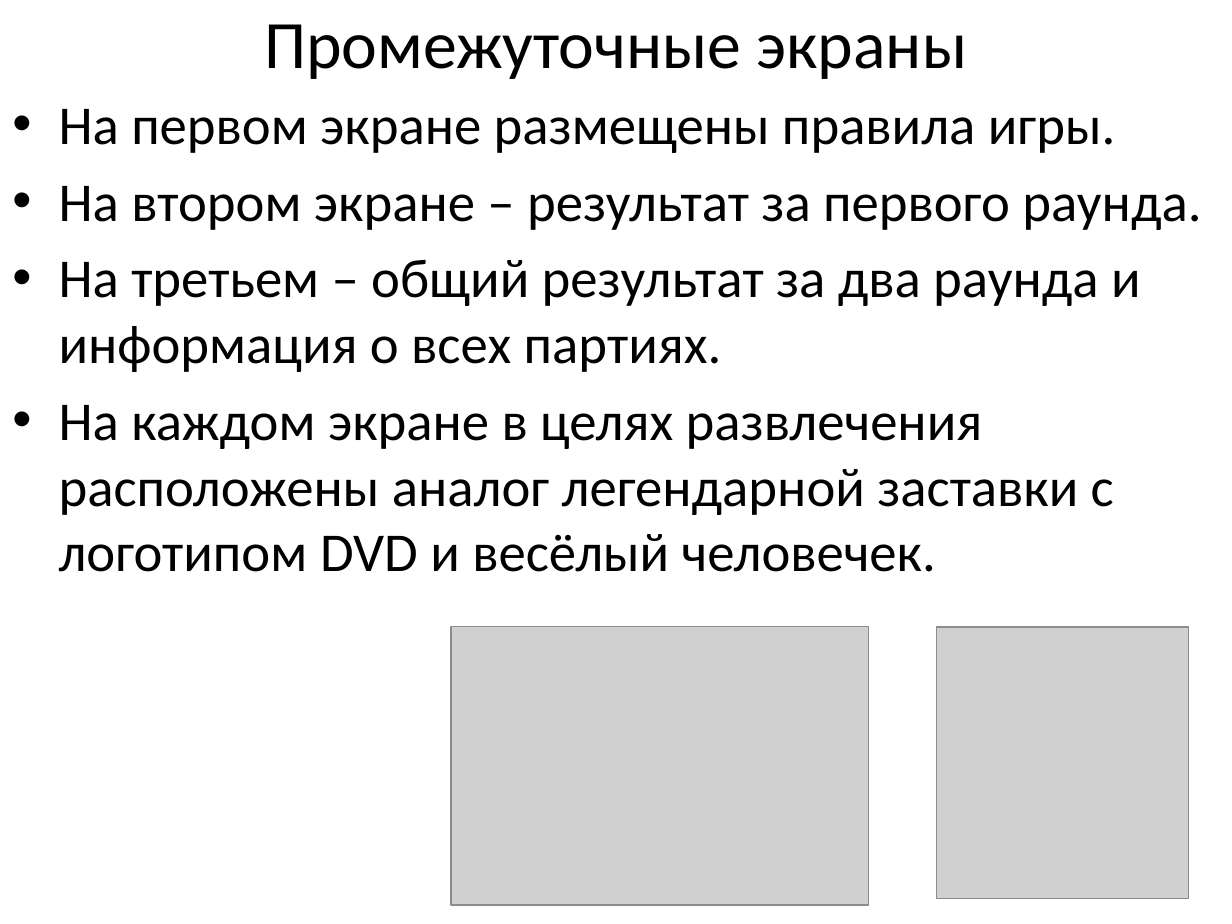
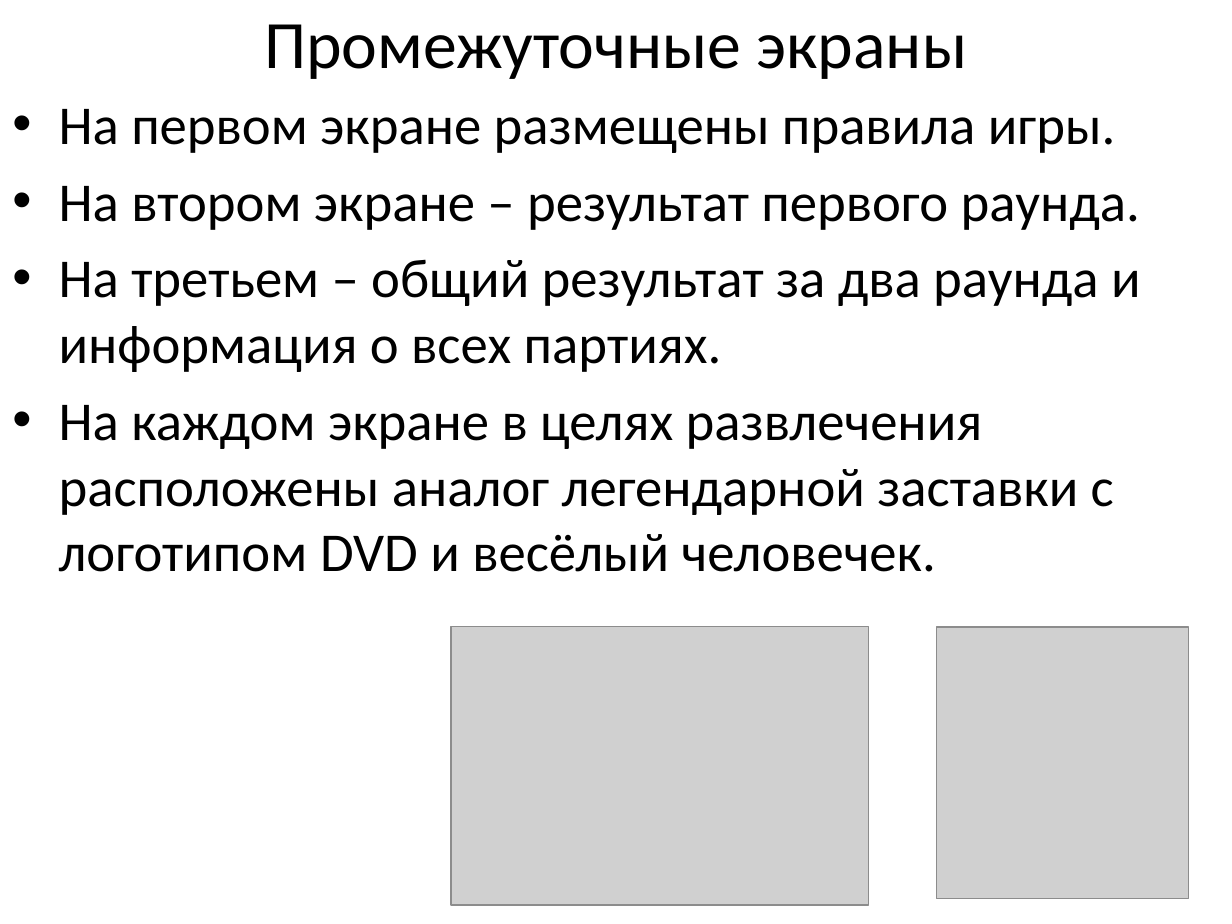
Before and after one commit to AlexandrChernodarov/yandexpygameproject, a slide deck: slide 4 of presentation.pptx. Drawn at 1232x924 pixels with LibreOffice and Linux fonts; fonts in the diff are those of the drawing; grey boxes stand for pictures. Boxes give left, top, right and bottom in pixels: in the first picture for what was removed or moved away, otherwise in the second. Text is boxed around its words. In the diff, an @@ line names an element or a change of style, - is before the commit and + after.

```diff
--- a/presentation.pptx
+++ b/presentation.pptx
@@ text at [59,186,1140,230]: text changed @@
-• На втором экране – результат за первого раунда.
+• На втором экране – результат первого раунда.
```
Also in this commit, not shown: 2 other slides changed, 1 other file.
